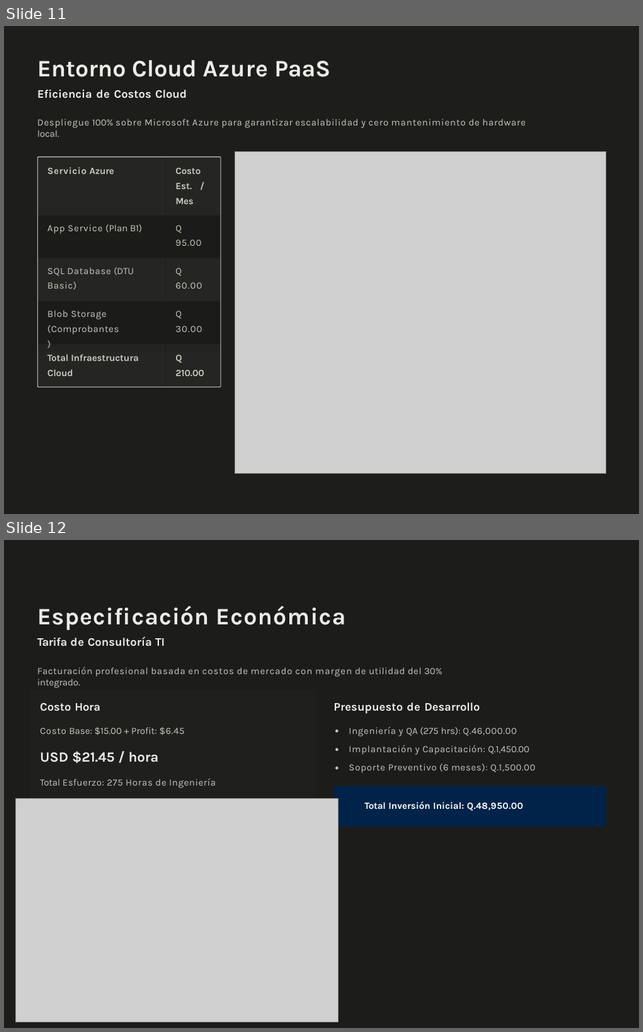
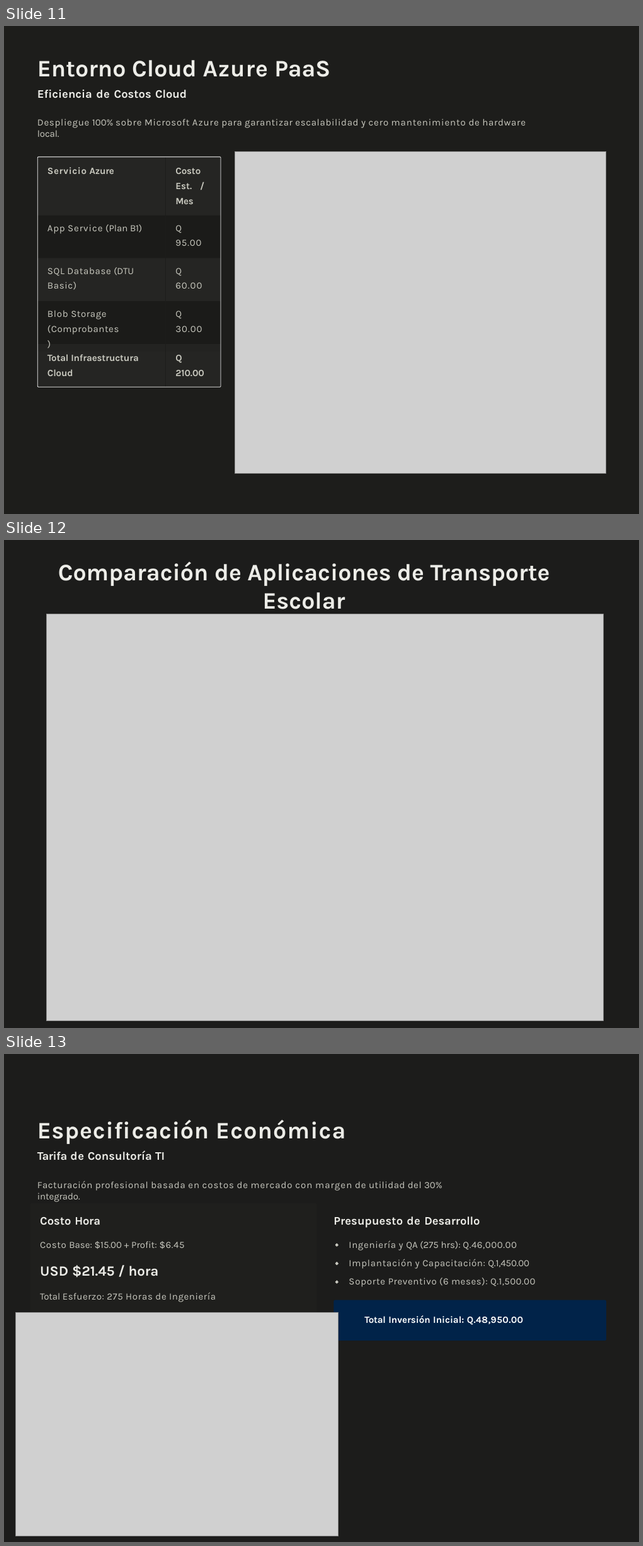
Before and after one commit to johnsvill/TransportesGenesis, a slide deck: Documentos/Proyecto/final/Presentacion_9-06-2026/Gestion-de-Pagos-Transportes-Genesis.pptx. Shown one above the other, each under a label of ours: slides 11 and 12 before the commit, slides 11, 12 and 13 after it. The pictures are 643x1032 and 643x1546 pixels, drawn with LibreOffice and Linux fonts; fonts in the diff are those of the drawing; grey boxes stand for pictures; background and template pictures are left out. Boxes give left, top, right and bottom in pixels: in the first picture for what was removed or moved away, otherwise in the second. Text is boxed around its words. In the diff, an @@ line names an element or a change of style, - is before the commit and + after.

```diff
--- a/Documentos/Proyecto/final/Presentacion_9-06-2026/Gestion-de-Pagos-Transportes-Genesis.pptx
+++ b/Documentos/Proyecto/final/Presentacion_9-06-2026/Gestion-de-Pagos-Transportes-Genesis.pptx
@@ slide 12 added at box(4, 540, 639, 1028), background #FFFFFF @@
@@ freeform shape added at box(4, 540, 639, 898), fill #1C1C1B @@
@@ freeform shape added at box(4, 540, 639, 1028), fill #1C1C1B @@
@@ title added at box(58, 561, 550, 615), 33.5 pt, text #EDEDE8, bold @@
+Comparación de Aplicaciones de Transporte Escolar
@@ picture added at box(46, 614, 603, 1021) @@
@@ what was slide 12 is now slide 13 @@
```
Also in this commit, not shown: 2 slides changed, 1 slide removed, 19 other files.
